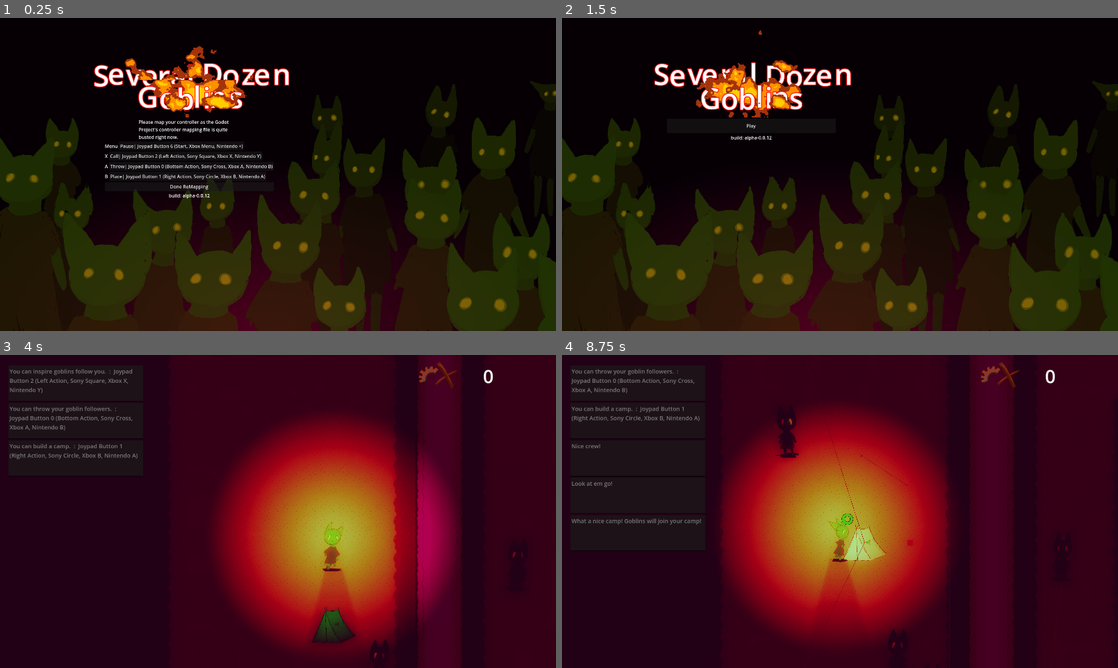
Above: before the commit, frames 1-4 (two rows, left to right).
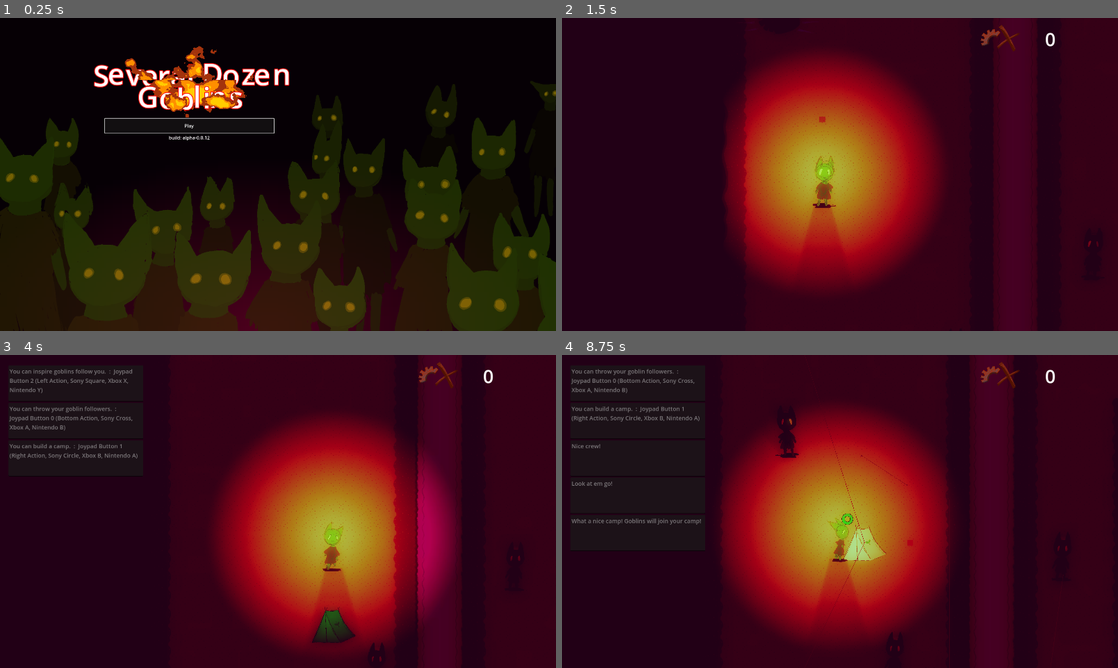
Above: after the commit, the same moments.

Repository: loteque/GoblinGame
Game: Godot game, scene res://main.tscn
Same seed, same stepped clock (60 frames per second), same inputs: the game is played once before the commit and once after it.
Inputs (mouse positions are in pixels of both pictures, inside the frame that each line leads up to):
- Up to frame 1 (0.25 s): no input
- Up to frame 2 (1.5 s): click (751, 124) at 0.5 s, where only the run after the commit has a clickable "Play"; click (751, 187) at 1.25 s, where only the run before the commit has a clickable "Done ReMapping"
- Up to frame 3 (4 s): click (189, 461) at 2 s, where only the run before the commit has a clickable "Play"; tap Enter at 2.75 s; move the mouse to (400, 495) at 2.77 s; hold D (right) 2.78-3.53 s; hold Shift (call) 2.78-3.53 s; click (400, 495) at 2.92 s; move the mouse to (166, 527) at 3.52 s; hold S (down) from 3.53 s (still down); tap G (place) at 3.6 s
- Up to frame 4 (8.75 s): move the mouse to (895, 442) at 4.27 s; release S (down) at 4.28 s; hold D (right) 4.28-5.03 s; tap Space (throw) at 4.35, 6.6 s; move the mouse to (812, 574) at 5.02 s; hold W (up) 5.03-5.78 s; tap Shift (call) at 5.1 s; click (812, 574) at 5.17 s; move the mouse to (1006, 558) at 5.77 s; hold G (place) 5.78-6.53 s; hold A (left) 5.78-7.28 s; move the mouse to (673, 464) at 6.52 s; move the mouse to (867, 511) at 7.27 s; hold S (down) 7.28-8.03 s; hold Shift (call) 7.28-8.03 s; click (867, 511) at 7.42 s; move the mouse to (756, 433) at 8.02 s; hold D (right) from 8.03 s (still down); tap G (place) at 8.1 s

The runs differ from the first frame. In frame 1, 1.5% of the frame differs, in the area x 18-50%, y 31-58%; in frame 2, 84%, in the area x 0-100%, y 0-100%; in frame 3, less than 0.1%; in frame 4, less than 0.1%.

Commit message:
remove ReMapper menu, swap x/y for apower xbox on linux web

Diff:
--- a/project/lib/joy_mapping.gd
+++ b/project/lib/joy_mapping.gd
@@ -21,7 +21,7 @@
                 set_mapping_str(
                     dev_0_guid,
                     dev_0_name,
-                    'leftx:a0,lefty:a1,rightx:a2,righty:a3,lefttrigger:a4,righttrigger:a5,a:b0,b:b1,x:b3,y:b2,leftshoulder:b4,rightshoulder:b5,back:b8,start:b9,leftstick:b10,rightstick:b11,dpup:b12,dpdown:b13,dpleft:b14,dpright:b15,guide:b16,leftstick:b10,rightstick:b11,platform:Javascript'
+                    'leftx:a0,lefty:a1,rightx:a2,righty:a3,lefttrigger:a4,righttrigger:a5,a:b0,b:b1,x:b2,y:b3,leftshoulder:b4,rightshoulder:b5,back:b8,start:b9,leftstick:b10,rightstick:b11,dpup:b12,dpdown:b13,dpleft:b14,dpright:b15,guide:b16,leftstick:b10,rightstick:b11,platform:Javascript'
                 )
         # linux
             if OS.get_name() == "Linux":
--- a/project/src/ui/main_menu.gd
+++ b/project/src/ui/main_menu.gd
@@ -33,7 +33,7 @@
 
 
 func _ready():
-    remap_done_button.pressed.connect(_on_remap_done_button_pressed)
+    # remap_done_button.pressed.connect(_on_remap_done_button_pressed)
     play_button.pressed.connect(_on_play_button_pressed)
     restart_button.pressed.connect(_on_restart_button_pressed)
     quit_button.pressed.connect(_on_quit_button_pressed)
--- a/project/src/ui/main_menu.tscn
+++ b/project/src/ui/main_menu.tscn
@@ -123,6 +123,7 @@
 grow_horizontal = 2
 
 [node name="ReMapperMenu" type="VBoxContainer" parent="Menu"]
+visible = false
 layout_mode = 2
 
 [node name="Label" type="Label" parent="Menu/ReMapperMenu"]
@@ -195,7 +196,6 @@
 
 [node name="PlayButton" type="Button" parent="Menu"]
 process_mode = 2
-visible = false
 custom_minimum_size = Vector2(250, 50)
 layout_mode = 2
 text = "Play"
